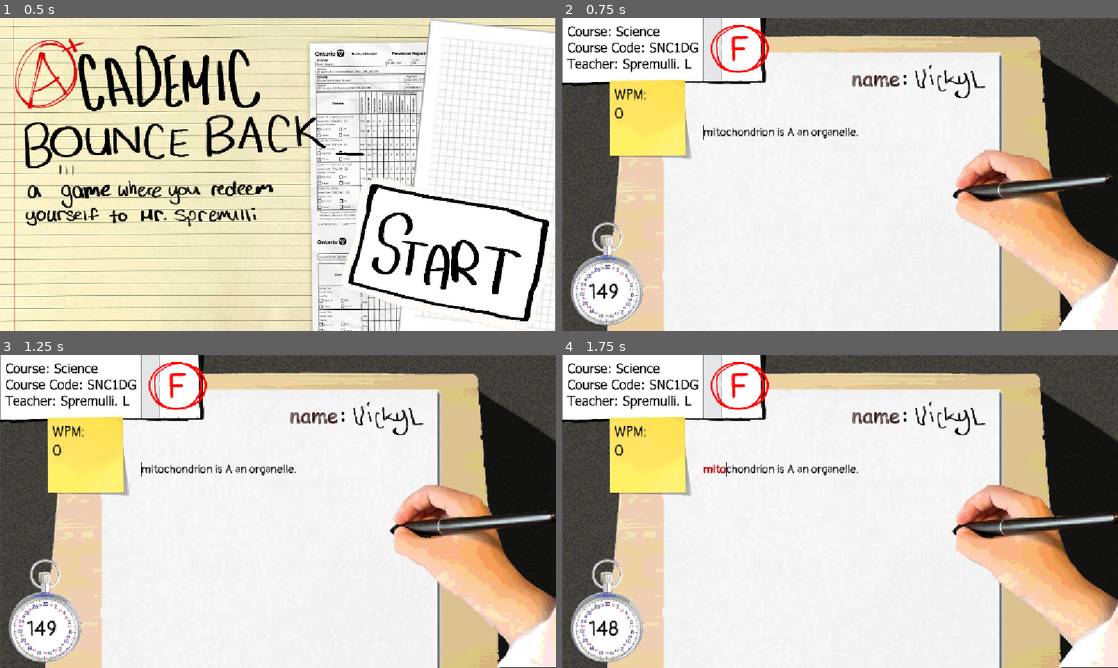
Above: before the commit, frames 1-4 (two rows, left to right).
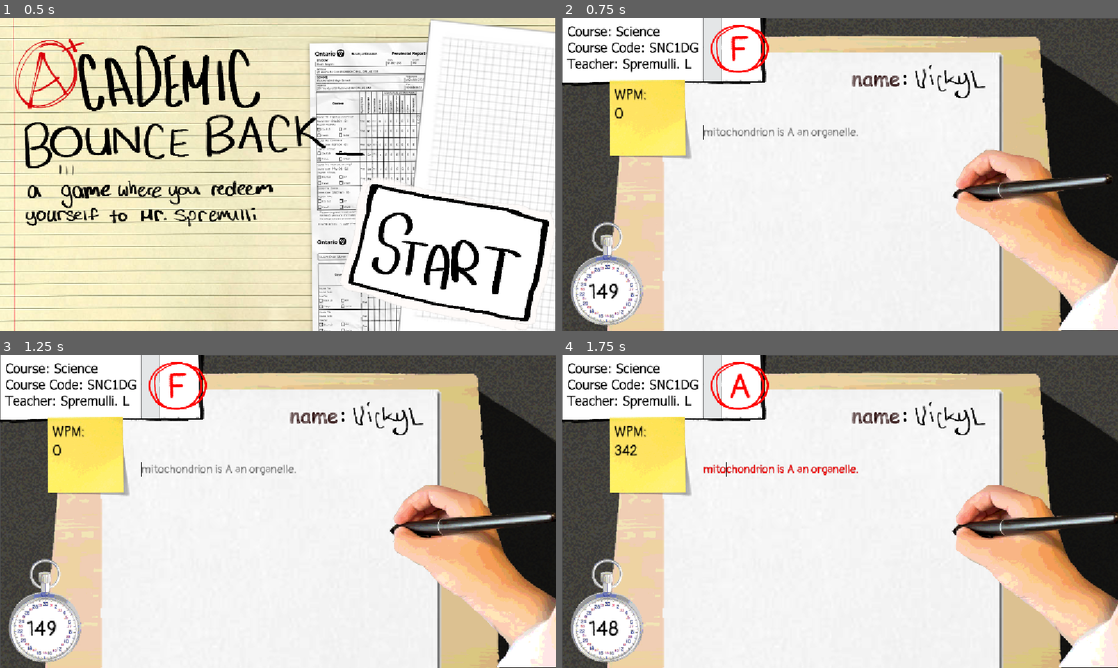
Above: after the commit, the same moments.

Repository: Vick-St3r/haven-keyboard
Game: Godot game, scene res://scenes/background.tscn
The game is run twice, just before and just after one commit, with the same random seed, the same clock (stepped at 60 frames per second) and the same inputs.
Inputs (mouse positions are in pixels of both pictures, inside the frame that each line leads up to):
- Up to frame 1 (0.5 s): no input
- Up to frame 2 (0.75 s): tap Enter at 0.5, 0.6 s; move the mouse to (1012, 252) at 0.52 s; click (1012, 252) at 0.67 s
- Up to frame 3 (1.25 s): no input
- Up to frame 4 (1.75 s): click (823, 536) at 1.27 s; type "Alex" at 1.35 s

Frame 1 is identical in both runs. In frame 2, 0.3% of the frame differs, in the area x 25-54%, y 35-39%; in frame 3, 0.3%; in frame 4, 0.6%, in the area x 9-54%, y 5-39%.

Commit message:
Always display full text in TextEdit

Diff:
--- a/scenes/main_game.tscn
+++ b/scenes/main_game.tscn
@@ -107,7 +107,7 @@
 offset_top = 221.0
 offset_right = 789.0
 offset_bottom = 528.0
-theme_override_colors/default_color = Color(0, 0, 0, 1)
+theme_override_colors/default_color = Color(0.46229059, 0.46229059, 0.46229059, 1)
 theme_override_fonts/normal_font = ExtResource("2_72e8q")
 theme_override_font_sizes/normal_font_size = 24
 bbcode_enabled = true
--- a/scripts/text_edit.gd
+++ b/scripts/text_edit.gd
@@ -25,28 +25,33 @@
 
 func process_input_A():
 	var cur_length = text.length()
-	# checks if a character was added
+
 	if cur_length >= prev_length:
+		# character was added
 
-		if text.length() <= main_game.targetText.length():
+		# the characters that were typed between previous check and this check
+		var diff = text.substr(get_caret_column() - (cur_length - prev_length), cur_length - prev_length)
+		set_text(main_game.targetText)
 
+		# track the new typed content, but don't apply it until we check that it's valid
+		var new_actual_text = actual_text + diff
+
+		# do not allow length of typed text to exceed length of target text
+		if new_actual_text.length() <= main_game.targetText.length():
 			# allow adding a character if the following conditions are met:
 			# expected character is not a space
 			# OR expected character is a space, player has typed everything before correctly, and player types a space
-			if main_game.targetText[text.length()-1] != ' ' || (actual_text == main_game.targetText.substr(0, text.length()-1) && text[text.length()-1] == ' '):
-				actual_text += text.substr(text.length() - (cur_length - prev_length))
-				set_text(main_game.targetText.substr(0, text.length()))
-				set_caret_column(get_line(0).length())
-			else:
-				set_text(main_game.targetText.substr(0, text.length()-1))
-				set_caret_column(get_line(0).length())
-		else:
-			set_text(main_game.targetText)
-			set_caret_column(get_line(0).length())
+			if main_game.targetText[new_actual_text.length()-1] != ' ' || (actual_text == main_game.targetText.substr(0, new_actual_text.length()-1) && new_actual_text[new_actual_text.length()-1] == ' '):
+				actual_text += diff
+
 	else:
-		set_text(main_game.targetText.substr(0, text.length()))
-		set_caret_column(get_line(0).length())
-		actual_text = actual_text.substr(0, actual_text.length() - (prev_length - cur_length))
+		# character was removed
+		var chars_removed = prev_length - cur_length
+		set_text(main_game.targetText)
+		actual_text = actual_text.substr(0, actual_text.length() - chars_removed)
+
+	# always keep caret in sync with how much has been typed
+	set_caret_column(actual_text.length())
 
 	prev_length = text.length()
 
@@ -153,5 +158,3 @@
 		for i in blocked_actions:
 			if event.is_action(i):
 				accept_event()
-	else:
-		selecting_enabled = true
